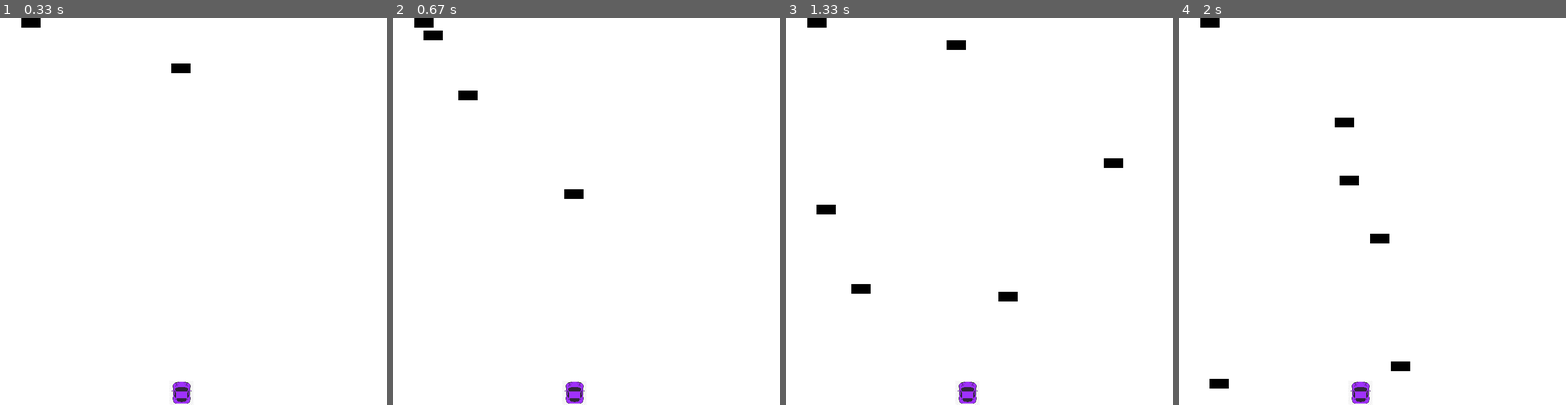
Above: before the commit, frames 1-4 (left to right).
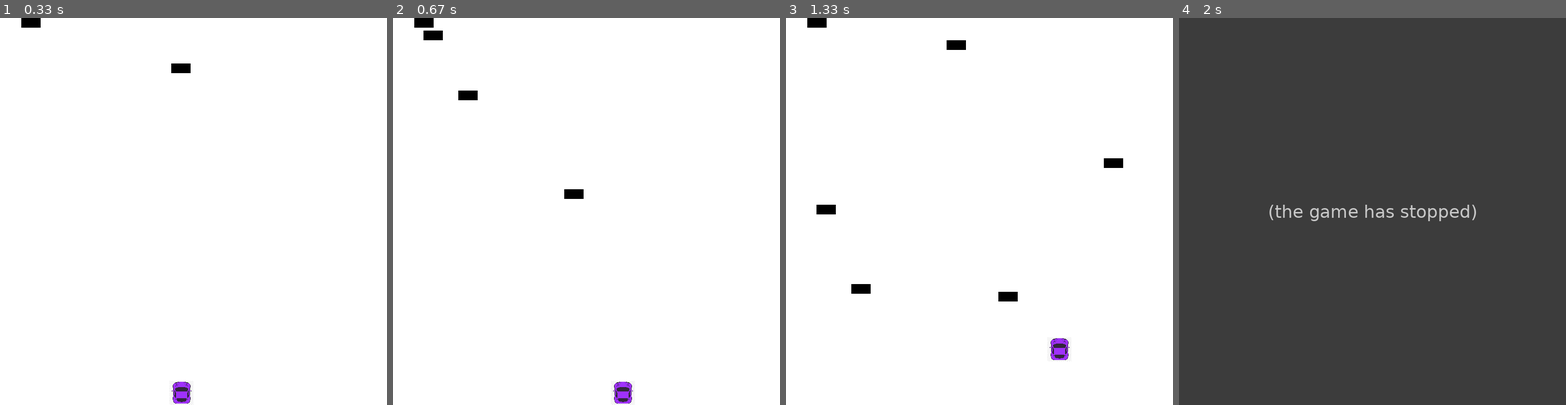
Above: after the commit, the same moments.

Repository: renllan/my_game
Game: pygame game, started from pygame intro/game.py
The game is run twice, just before and just after one commit, with the same random seed, the same clock (stepped at 60 frames per second) and the same inputs.
Inputs:
- Up to frame 1 (0.33 s): no input
- Up to frame 2 (0.67 s): hold Right from 0.33 s (still down)
- Up to frame 3 (1.33 s): release Right at 0.8 s; hold Up 0.83-1.13 s; hold Right from 1.17 s (still down)
- Up to frame 4 (2 s): release Right at 1.63 s

Frame 1 is identical in both runs. In frame 2, 0.5% of the frame differs, in the area x 44-62%, y 94-100%; in frame 3, 0.5%; in frame 4, 100%, in the area x 0-100%, y 0-100%.
After the commit the program exited at 1.73 s; later frames show no game.

Commit message:
added input class, keyboard input works

Diff:
--- a/pygame intro/game.py
+++ b/pygame intro/game.py
@@ -2,6 +2,7 @@
 import time
 from player import Player
 from Enemy import Enemy
+from input import input
 class game:
      def __init__(self):
         pygame.init()
@@ -29,7 +30,7 @@
         self.enemy.update()
         self.all_sprites.add(self.enemy)
         self.enemies = pygame.sprite.Group()
-
+        self.input = input(self)
      def text_object(self,text, font):
         textSurface = font.render(text,True, self.black)
         return textSurface, textSurface.get_rect()
@@ -121,16 +122,16 @@
             #         if pygame.sprite.spritecollideany(bullet, enemies):
             #             bullet.kill()
             # Update the player sprite based on user keypresses
-            player.update(pressed_keys)
+            self.input.update(pressed_keys)
             # bullet.update(pressed_keys)
-            self.enemies.update()
+
             for entity in self.all_sprites:
                 self.gameDisplay.blit(entity.surf, entity.rect)
             #
-            # if pygame.sprite.spritecollideany(player,enemies):
-            #     player.kill()
-            #     # crash()
-            #     gameExit = True
+            if pygame.sprite.spritecollideany(self.player,self.enemies):
+                 player.kill()
+                 # crash()
+                 gameExit = True
 
             # if x > display_width - car_width or x < 0:
             #         gameExit = True
--- a/pygame intro/input.py
+++ b/pygame intro/input.py
@@ -10,6 +10,9 @@
 )
 class input:
 
-    def __init__(self):
+    def __init__(self, game):
+        self.game = game
 
     def update(self, keypressed):
+        self.game.player.update(keypressed)
+        self.game.enemies.update()
